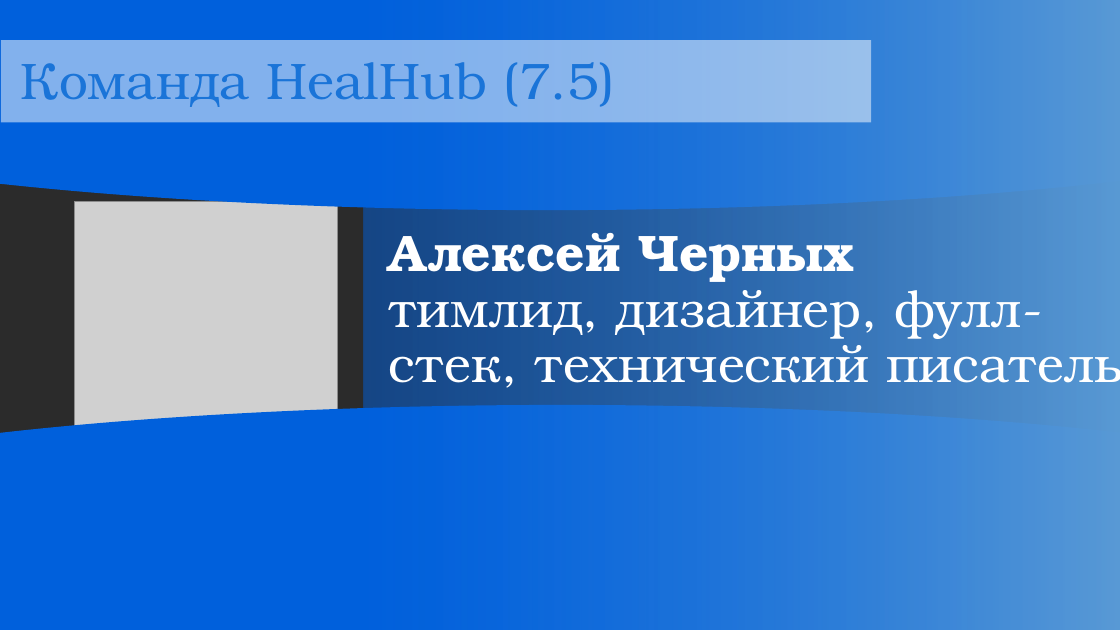
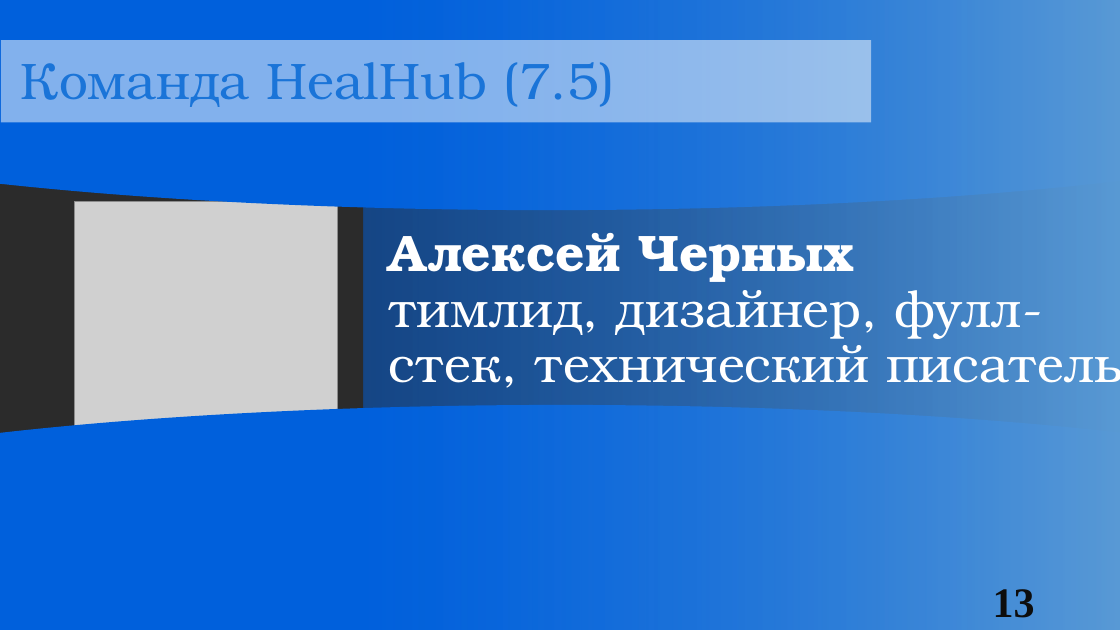
Before and after one commit to Fextice/HealHub, a slide deck: slide 13 of presentation/prez_healhub.pptx. Drawn at 1120x630 pixels with LibreOffice and Linux fonts; fonts in the diff are those of the drawing; grey boxes stand for pictures; background and template pictures are left out; a plain dark background stands for a picture behind light text. Boxes give left, top, right and bottom in pixels: in the first picture for what was removed or moved away, otherwise in the second. Text is boxed around its words. In the diff, an @@ line names an element or a change of style, - is before the commit and + after.

```diff
--- a/presentation/prez_healhub.pptx
+++ b/presentation/prez_healhub.pptx
@@ page number added at <box>993,589,1035,618</box>, 36 pt, text #0D0D0D, bold @@
+13
```
Also in this commit, not shown: 11 other slides changed, 1 other file.
